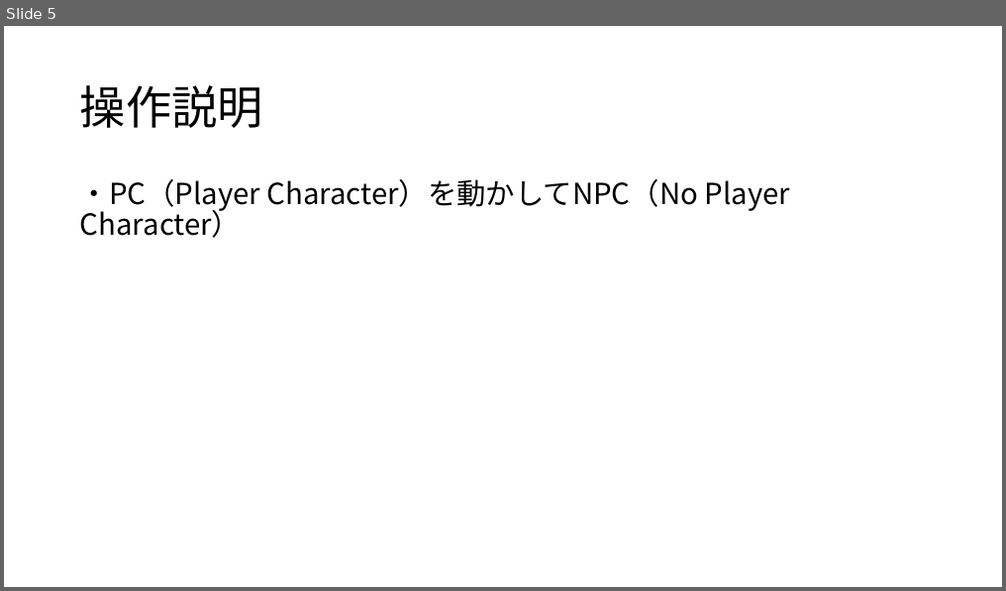
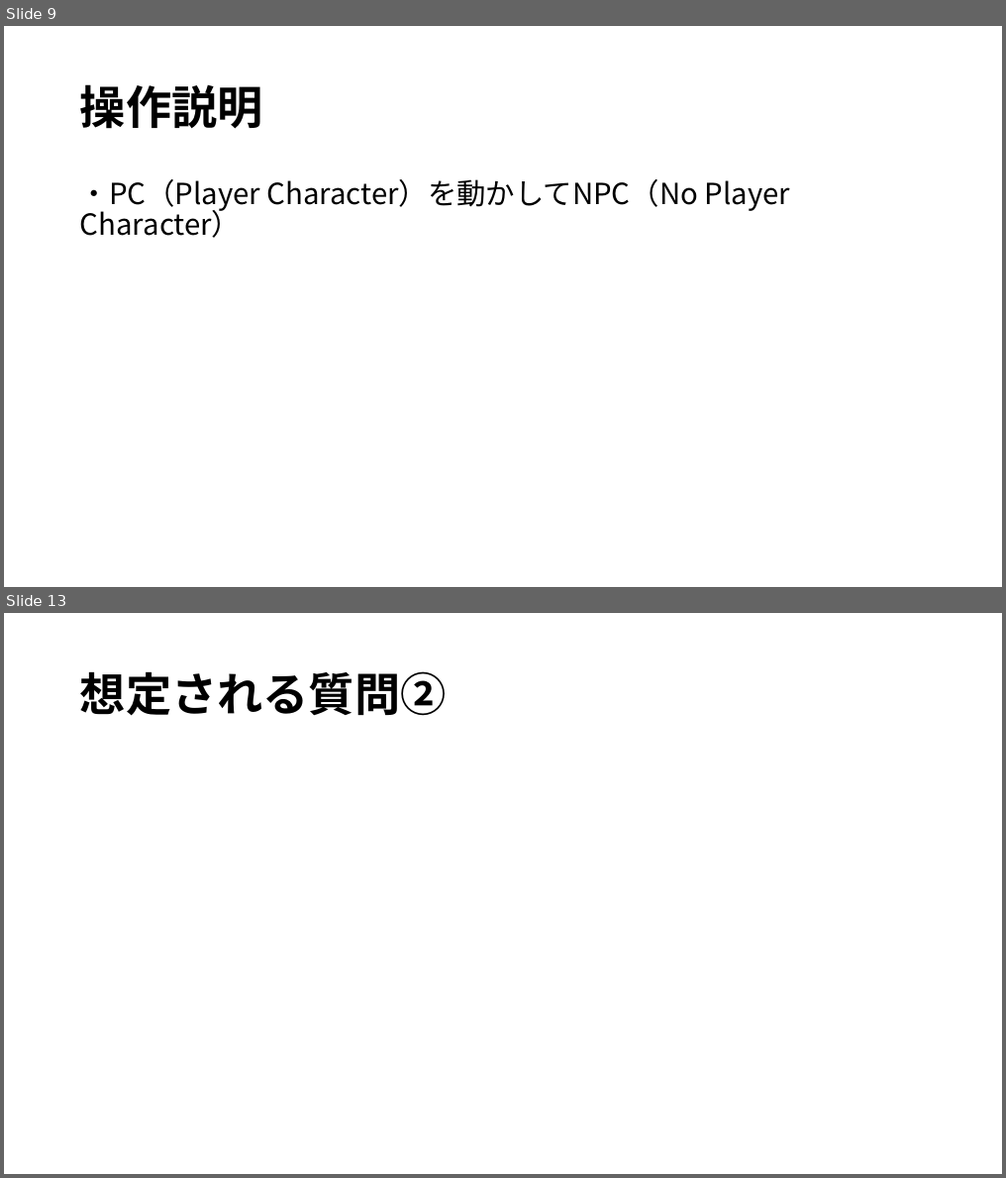
Before and after one commit to WhiteF326/0818_newDev, a slide deck: happyou.pptx. Shown one above the other, each under a label of ours: slide 5 before the commit, slides 9 and 13 after it; the slides between them are not shown. The pictures are 1006x591 and 1006x1178 pixels, drawn with LibreOffice and Linux fonts; fonts in the diff are those of the drawing. Boxes give left, top, right and bottom in pixels: in the first picture for what was removed or moved away, otherwise in the second. Text is boxed around its words. In the diff, an @@ line names an element or a change of style, - is before the commit and + after.

```diff
--- a/happyou.pptx
+++ b/happyou.pptx
@@ slide 13 added at <box>4,613,1002,1174</box>, background #FFFFFF @@
@@ title added at <box>80,671,447,716</box>, 44 pt, text #000000, bold @@
+想定される質問➁
@@ what was slide 5 is now slide 9 @@
@@ slide 9 changed as well @@
@@ title "操作説明" at <box>80,84,263,129</box>: bold on @@
```
Also in this commit, not shown: 4 other slides changed, 7 other slides added.
